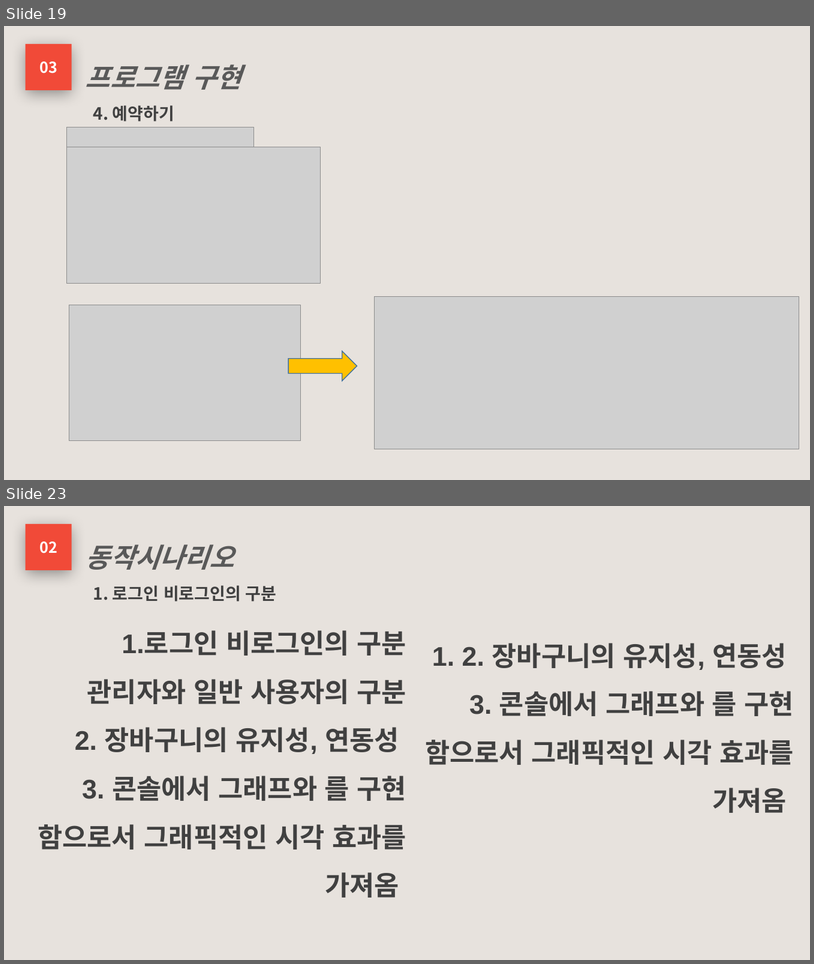
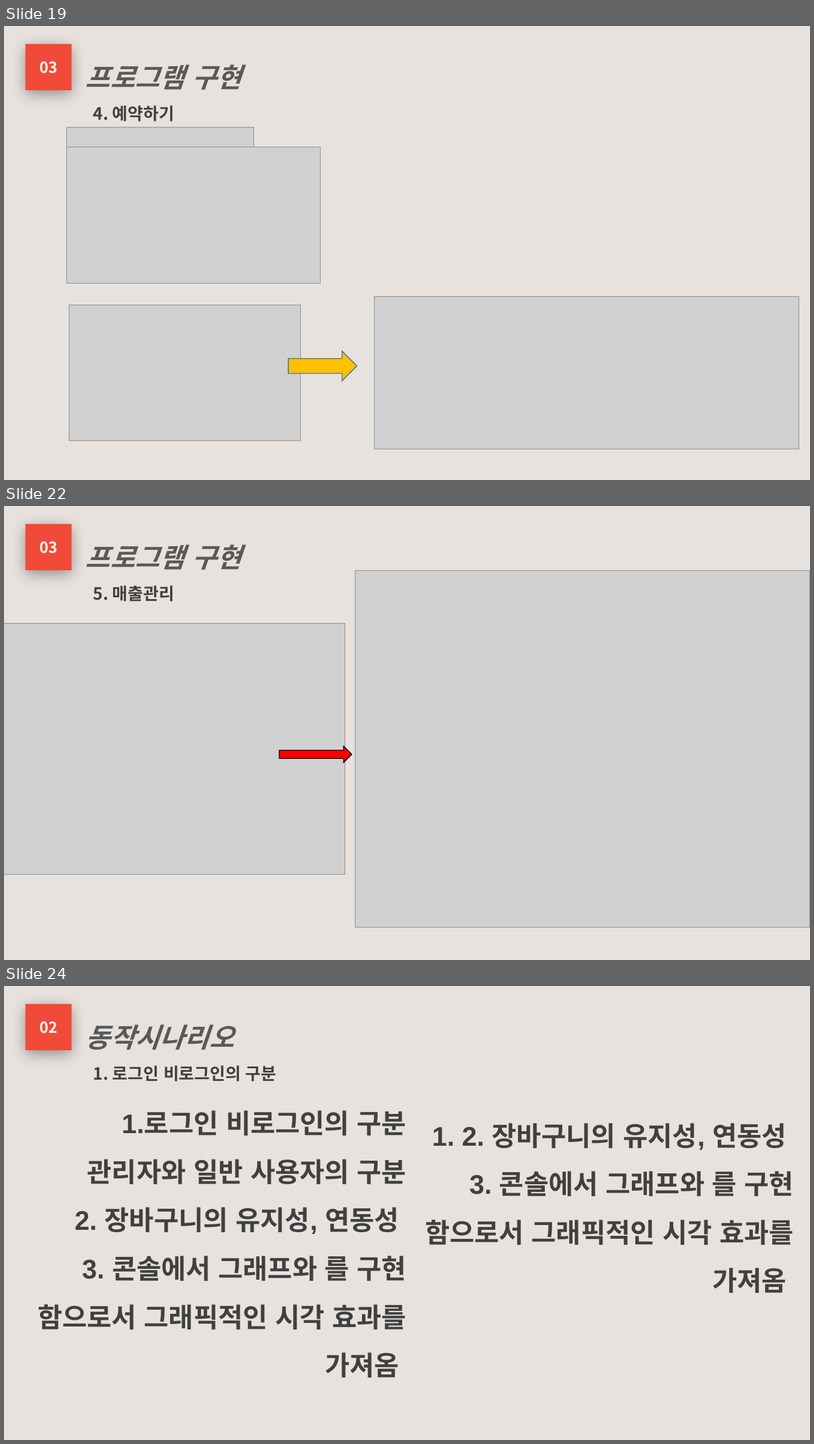
Before and after one commit to phoresis92/restaurant, a slide deck: 프로젝트 기획서/프로젝트 계획서.pptx. Shown one above the other, each under a label of ours: slides 19 and 23 before the commit, slides 19, 22 and 24 after it; the slides between them are not shown. The pictures are 814x964 and 814x1444 pixels, drawn with LibreOffice and Linux fonts; fonts in the diff are those of the drawing; grey boxes stand for pictures. Boxes give left, top, right and bottom in pixels: in the first picture for what was removed or moved away, otherwise in the second. Text is boxed around its words. In the diff, an @@ line names an element or a change of style, - is before the commit and + after.

```diff
--- a/프로젝트 기획서/프로젝트 계획서.pptx
+++ b/프로젝트 기획서/프로젝트 계획서.pptx
@@ slide 22 added at (x1=4, y1=506, x2=810, y2=960), background #E7E2DD @@
@@ rectangle added at (x1=25, y1=524, x2=71, y2=570), fill #F14A38, 18 pt, text #FFFFFF, bold @@
+03
@@ text added at (x1=86, y1=544, x2=241, y2=570), 32 pt, text #595959, bold, italic @@
+프로그램 구현
@@ picture added at (x1=356, y1=570, x2=810, y2=927) @@
@@ text added at (x1=93, y1=585, x2=174, y2=601), 20 pt, text #404040, bold @@
+5. 매출관리
@@ picture added at (x1=4, y1=624, x2=345, y2=874) @@
@@ right arrow added at (x1=279, y1=746, x2=352, y2=762), fill #FF0000, outline #000000 1 pt @@
@@ what was slide 23 is now slide 24 @@
```
Also in this commit, not shown: 2 slides changed, 4 other slides added, 3 slides removed, 30 other files.
